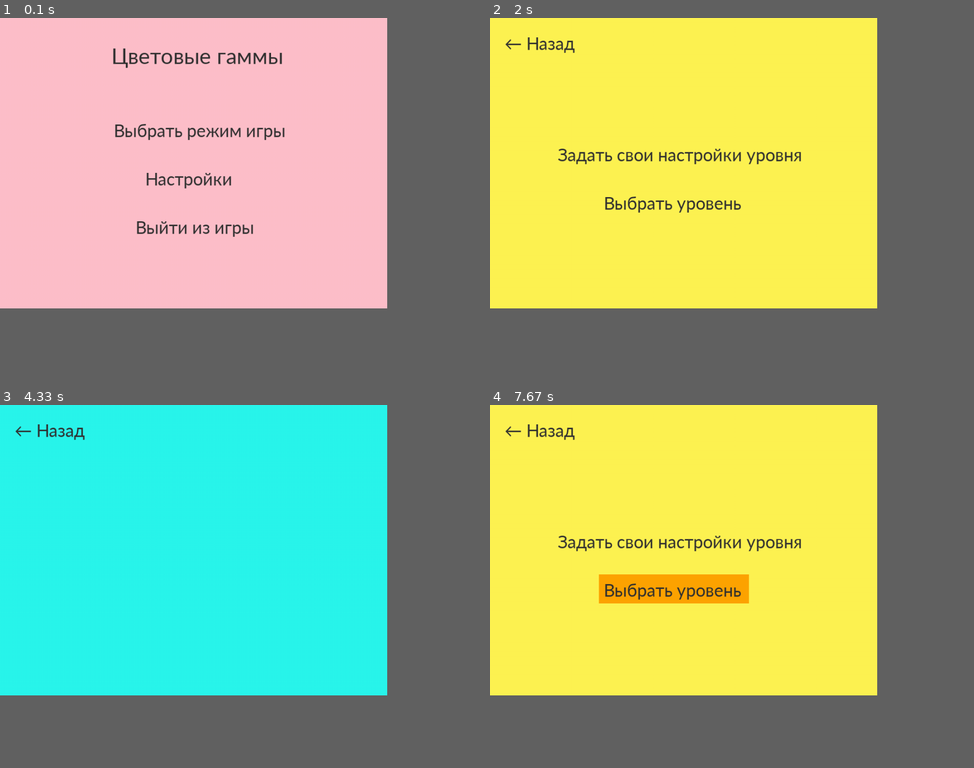
Above: before the commit, frames 1-4 (two rows, left to right).
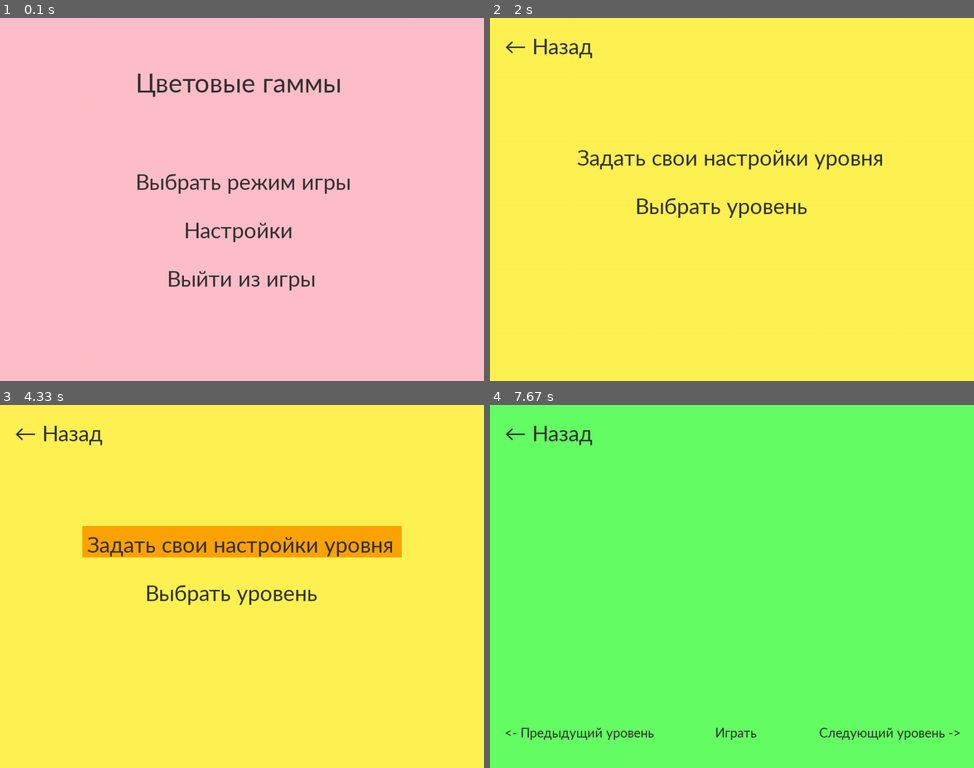
Above: after the commit, the same moments.

Repository: Angelina-ainel/PyGame-Project
Game: pygame game, started from menu.py
The game is run twice, just before and just after one commit, with the same random seed, the same clock (stepped at 60 frames per second) and the same inputs.
Inputs (mouse positions are in pixels of both pictures, inside the frame that each line leads up to):
- Up to frame 1 (0.1 s): no input
- Up to frame 2 (2 s): click "Выбрать режим игры" at 0.38 s; click "← Назад" at 0.72 s; click "Настройки" at 1.05 s; click "← Назад" at 1.38 s; click "Выбрать режим игры" at 1.72 s
- Up to frame 3 (4.33 s): click "← Назад" at 3.75 s; click (154, 553) at 4.08 s
- Up to frame 4 (7.67 s): click "← Назад" at 4.42 s; click "Выбрать режим игры" at 4.75 s; click (586, 593) at 5.08 s; click (586, 644) at 5.98 s; click (538, 499) at 6.32 s; click (606, 441) at 6.65 s; click (678, 579) at 7.55 s
In our replay, the window is 720x540 before the commit and 900x675 after it. These sizes can differ from the game's own. Grey fills any space a smaller window leaves; there, only what the larger window draws over its background counts as a difference.

The runs differ from the first frame. In frame 1, 3.8% of the frame differs, in the area x 23-73%, y 8-76%; in frame 2, 2.6%; in frame 3, 64%; in frame 4, 65%, in the area x 0-98%, y 0-93%.

Commit message:
Continue to make a level selection menu and "minor improvments"

Diff:
--- a/menu.py
+++ b/menu.py
@@ -1,13 +1,32 @@
 import sys
 import pygame
+import time
+import os
 
 pygame.init()
-size = width, height = 800, 600
+pygame.display.set_caption('Цветовые гаммы')
+size = width, height = 1000, 750
 screen = pygame.display.set_mode(size)
 
-t_font = pygame.font.SysFont('calibri', 50)
+t_font = pygame.font.SysFont('calibri', 60)
 
 current_scene = None
+
+
+def load_image(name, colorkey=None):
+    fullname = os.path.join('test_images', name)
+    if not os.path.isfile(fullname):
+        print(f"Файл с изображением '{fullname}' не найден")
+        sys.exit()
+    image = pygame.image.load(fullname)
+    if colorkey is not None:
+        image = image.convert()
+        if colorkey == -1:
+            colorkey = image.get_at((0, 0))
+        image.set_colorkey(colorkey)
+    else:
+        image = image.convert_alpha()
+    return image
 
 
 def switch_scene(scene):
@@ -15,7 +34,7 @@
     current_scene = scene
 
 
-def print_text(text, x, y, font_color=(50, 50, 50), font_type='calibri', font_size=40):
+def print_text(text, x, y, font_color=(50, 50, 50), font_type='calibri', font_size=50):
     font_type = pygame.font.SysFont(font_type, font_size)
     button_text = font_type.render(text, True, font_color)
     screen.blit(button_text, (x, y))
@@ -28,7 +47,7 @@
         self.inactive_color = inactive_color
         self.active_color = active_color
 
-    def draw(self, x, y, text, action=None, font_size=40):
+    def draw(self, x, y, text, action=None, font_size=50):
         mouse = pygame.mouse.get_pos()
         click = pygame.mouse.get_pressed()
 
@@ -52,71 +71,96 @@
 
 def menu():
     global t_font
-    select_button = Button(375, 60)
-    option_button = Button(205, 60)
-    quit_button = Button(265, 60)
-
-    run = True
-    while run:
-
-        events = pygame.event.get()
-        for event in events:
-            if event.type == pygame.QUIT:
-                terminate()
-                switch_scene(None)
-
-        screen.fill((255, 192, 203))
-
-        text_surface = t_font.render("Цветовые гаммы", True, (50, 50, 50))
-        select_button.draw(225, 200, 'Выбрать режим игры', select_menu)
-        option_button.draw(290, 300, 'Настройки', options)
-        quit_button.draw(270, 400, 'Выйти из игры', terminate)
-
-        screen.blit(text_surface, (230, 50))
-
-        pygame.display.flip()
-
-
-def select_menu():
-    global t_font
-    user_options = Button(530, 60, (255, 243, 82), (255, 165, 0))
-    off_levels = Button(310, 60, (255, 243, 82), (255, 165, 0))
-    back = Button(180, 60, (255, 243, 82), (255, 165, 0))
+    select_button = Button(470, 65)
+    option_button = Button(240, 65)
+    quit_button = Button(320, 65)
 
     while True:
         events = pygame.event.get()
         for event in events:
             if event.type == pygame.QUIT:
                 terminate()
-                switch_scene(None)
+
+        screen.fill((255, 192, 203))
+
+        text_surface = t_font.render('Цветовые гаммы', True, (50, 50, 50))
+        select_button.draw(270, 300, 'Выбрать режим игры', select_menu)
+        option_button.draw(370, 400, 'Настройки', options)
+        quit_button.draw(335, 500, 'Выйти из игры', terminate)
+
+        screen.blit(text_surface, (280, 100))
+
+        pygame.display.flip()
+
+
+def select_menu():
+    time.sleep(0.1)
+    global t_font
+    user_options = Button(660, 65, (255, 243, 82), (255, 165, 0))
+    off_levels = Button(380, 65, (255, 243, 82), (255, 165, 0))
+    back = Button(210, 65, (255, 243, 82), (255, 165, 0))
+
+    while True:
+        events = pygame.event.get()
+        for event in events:
+            if event.type == pygame.QUIT:
+                terminate()
 
         screen.fill((255, 243, 82))
 
-        user_options.draw(130, 250, 'Задать свои настройки уровня')
-        off_levels.draw(225, 350, 'Выбрать уровень')
+        user_options.draw(170, 250, 'Задать свои настройки уровня')
+        off_levels.draw(290, 350, 'Выбрать уровень', levels)
         back.draw(20, 20, '← Назад', menu)
 
         pygame.display.flip()
 
 
 def options():
+    time.sleep(0.1)
     global t_font
-    back = Button(180, 60, (42, 247, 237), (0, 150, 255))
+    back = Button(210, 65, (42, 247, 237), (0, 150, 255))
 
     while True:
         events = pygame.event.get()
         for event in events:
             if event.type == pygame.QUIT:
                 terminate()
-                switch_scene(None)
 
         screen.fill((42, 247, 237))
 
+        text_surface = t_font.render('Настройки', True, (50, 50, 50))
         back.draw(20, 20, '← Назад', menu)
+
+        screen.blit(text_surface, (350, 30))
+        pygame.display.flip()
+
+
+def levels():
+    time.sleep(0.1)
+    # image = load_image('test_image1.jpg')
+    # image_rect = image.get_rect()
+    global t_font
+    back = Button(210, 65, (102, 255, 102), (50, 205, 50))
+    left = Button(330, 50, (102, 255, 102), (50, 205, 50))
+    right = Button(315, 50, (102, 255, 102), (50, 205, 50))
+    play = Button(180, 50, (102, 255, 102), (50, 205, 50))
+
+    while True:
+        events = pygame.event.get()
+        for event in events:
+            if event.type == pygame.QUIT:
+                terminate()
+
+        screen.fill((102, 255, 102))
+
+        back.draw(20, 20, '← Назад', select_menu)
+        left.draw(20, 650, '<- Предыдущий уровень', font_size=30)
+        right.draw(670, 650, 'Следующий уровень ->', font_size=30)
+        play.draw(420, 650, '     Играть', font_size=30)
+        # pygame.draw.rect(screen, rect=image_rect, )
 
         pygame.display.flip()
 
 
 switch_scene(menu)
-while current_scene is not None:
-    current_scene()
+current_scene()
